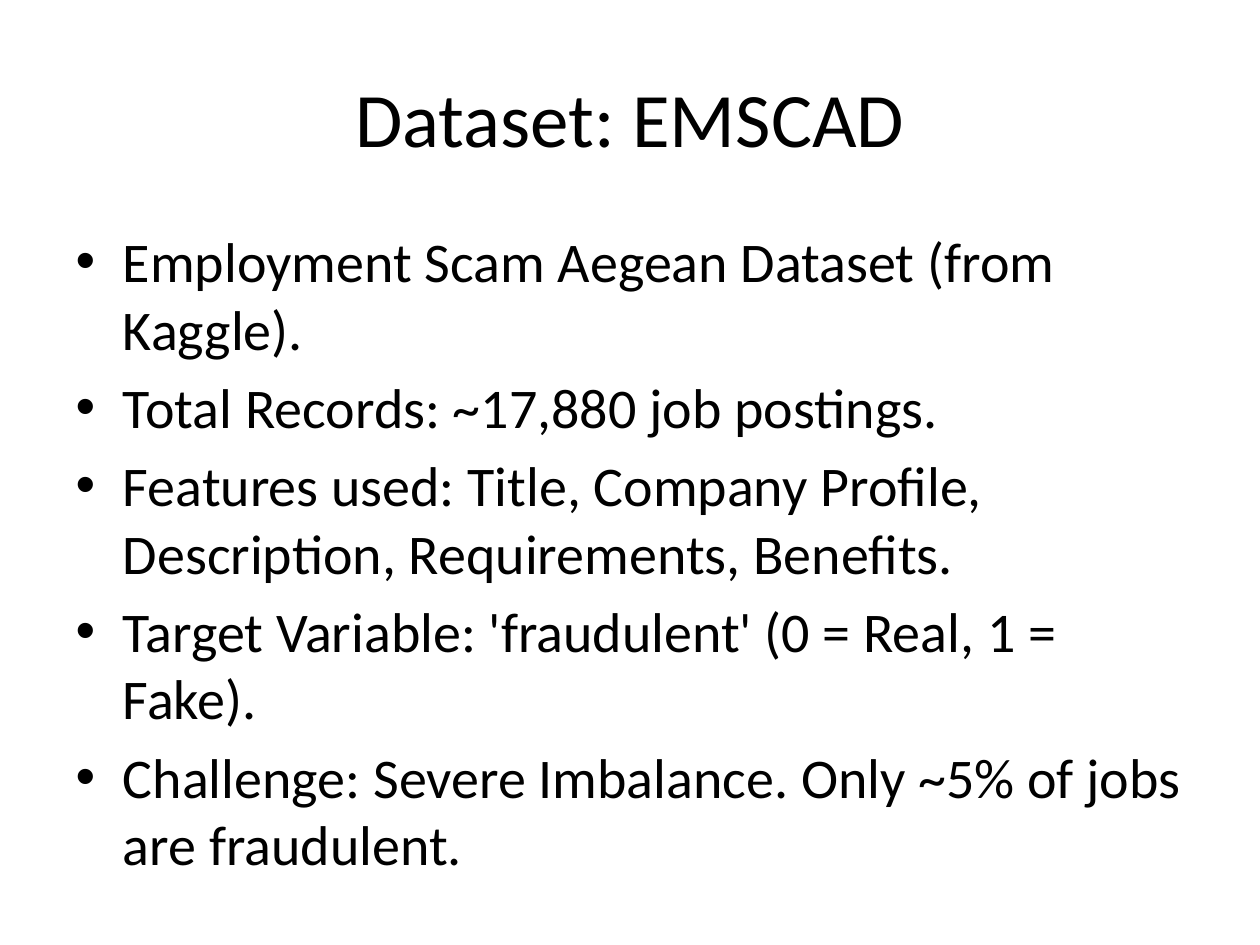
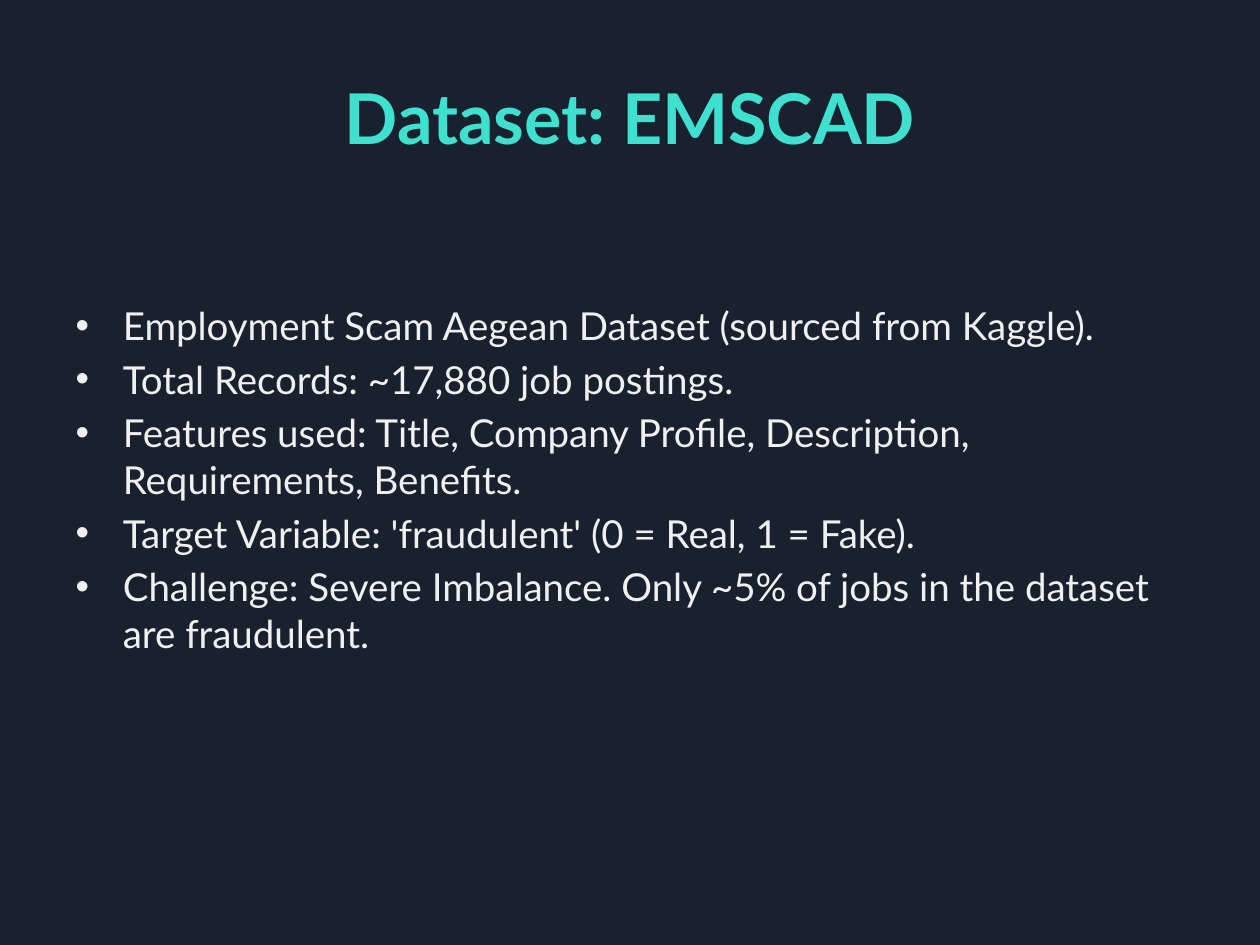
Before and after one commit to samreenrizvii/fake_job_detection, a slide deck: slide 4 of docs/TrueJob_Presentation.pptx. Drawn at 1260x945 pixels with LibreOffice and Linux fonts; fonts in the diff are those of the drawing. Boxes give left, top, right and bottom in pixels: in the first picture for what was removed or moved away, otherwise in the second. Text is boxed around its words. In the diff, an @@ line names an element or a change of style, - is before the commit and + after.

Commit message:
Enhance PPT presentation with a dark cyan theme

```diff
--- a/docs/TrueJob_Presentation.pptx
+++ b/docs/TrueJob_Presentation.pptx
@@ background #FFFFFF to #18212D @@
@@ title "Dataset: EMSCAD" at box(345, 93, 915, 145): size 44 to 40 pt, font Calibri to Lato, text colour #000000 to #40E0D0, bold on @@
@@ text at box(123, 310, 1094, 347): text changed; size 32 to 22 pt; font Calibri to Lato; text colour #000000 to #F0F0F0 @@
-• Employment Scam Aegean Dataset (from Kaggle).
+• Employment Scam Aegean Dataset (sourced from Kaggle).
@@ text at box(123, 365, 969, 555): size 32 to 22 pt, font Calibri to Lato, text colour #000000 to #F0F0F0 in "Total Records: ~17,880 job postings.", "Features used: Title, Company Profile, Description, Requirem ...", "Target Variable: 'fraudulent' (0 = Real, 1 ..."; less space between paragraphs @@
@@ text at box(123, 572, 1149, 649): text changed; size 32 to 22 pt; font Calibri to Lato; text colour #000000 to #F0F0F0 @@
-• Challenge: Severe Imbalance. Only ~5% of jobs are fraudulent.
+• Challenge: Severe Imbalance. Only ~5% of jobs in the dataset are fraudulent.
```
Also in this commit, not shown: 9 other slides changed, 1 other file.
